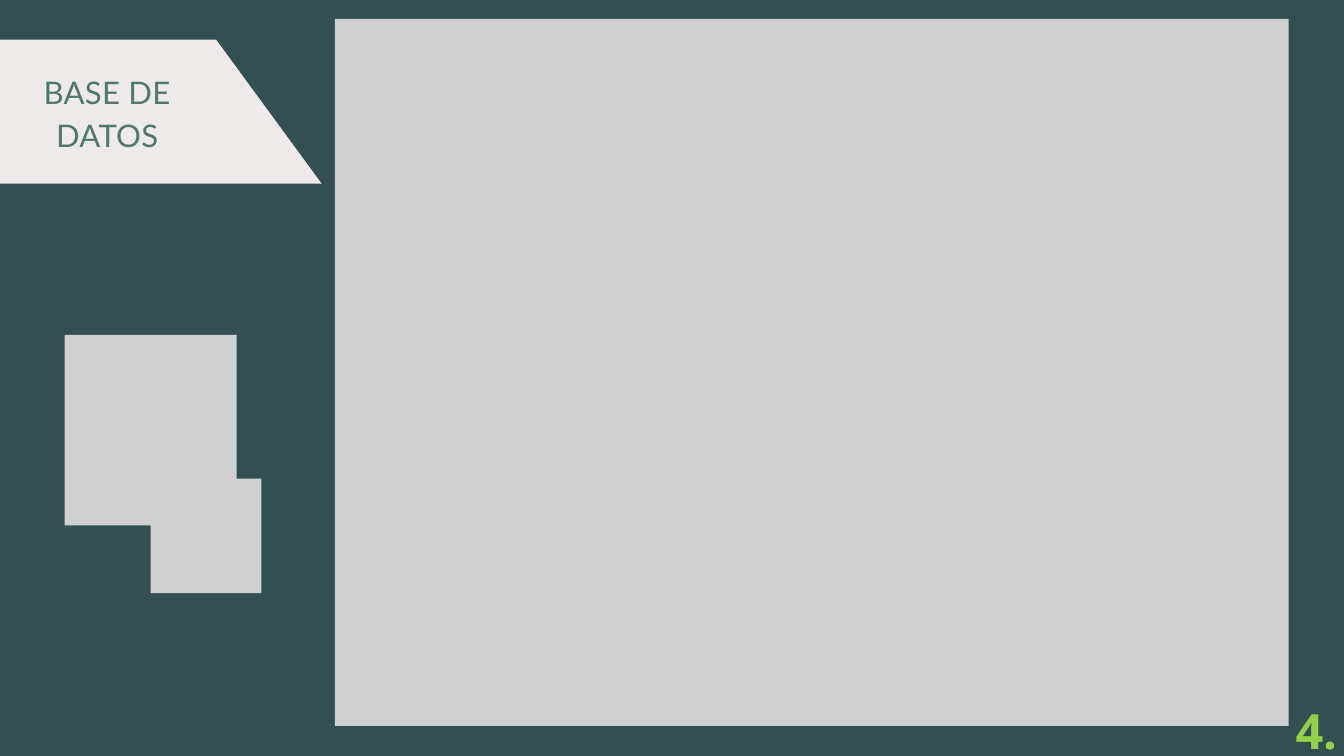
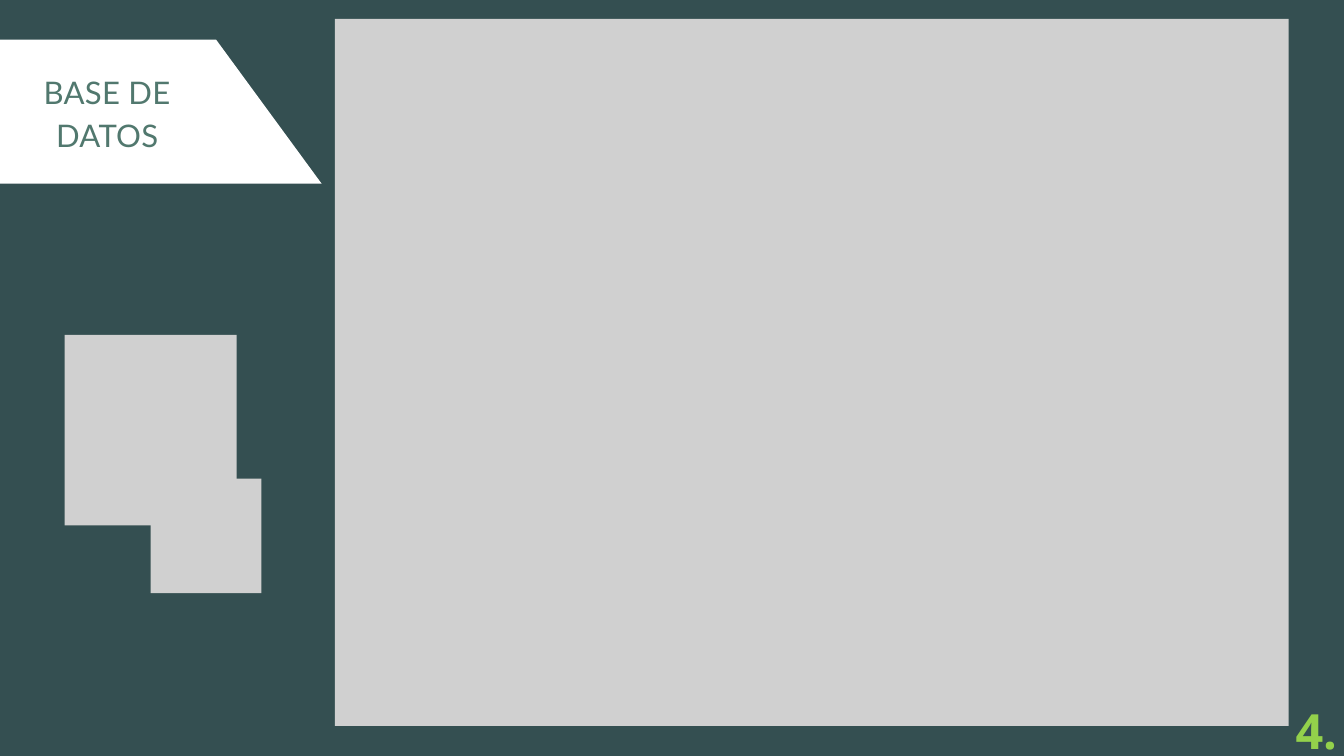
Before and after one commit to egilp04/TFG_Cuidados, a slide deck: slide 6 of documentacion_extra/presentacion/cuidaDos.pptx. Drawn at 1344x756 pixels with LibreOffice and Linux fonts; fonts in the diff are those of the drawing; grey boxes stand for pictures. Boxes give left, top, right and bottom in pixels: in the first picture for what was removed or moved away, otherwise in the second. Text is boxed around its words. In the diff, an @@ line names an element or a change of style, - is before the commit and + after.

```diff
--- a/documentacion_extra/presentacion/cuidaDos.pptx
+++ b/documentacion_extra/presentacion/cuidaDos.pptx
@@ freeform shape at (0, 40, 321, 183): fill #EEEAE9 to #FFFFFF @@
```
Also in this commit, not shown: 6 other slides changed, 3 slides added, 2 slides removed, 1 other file.
